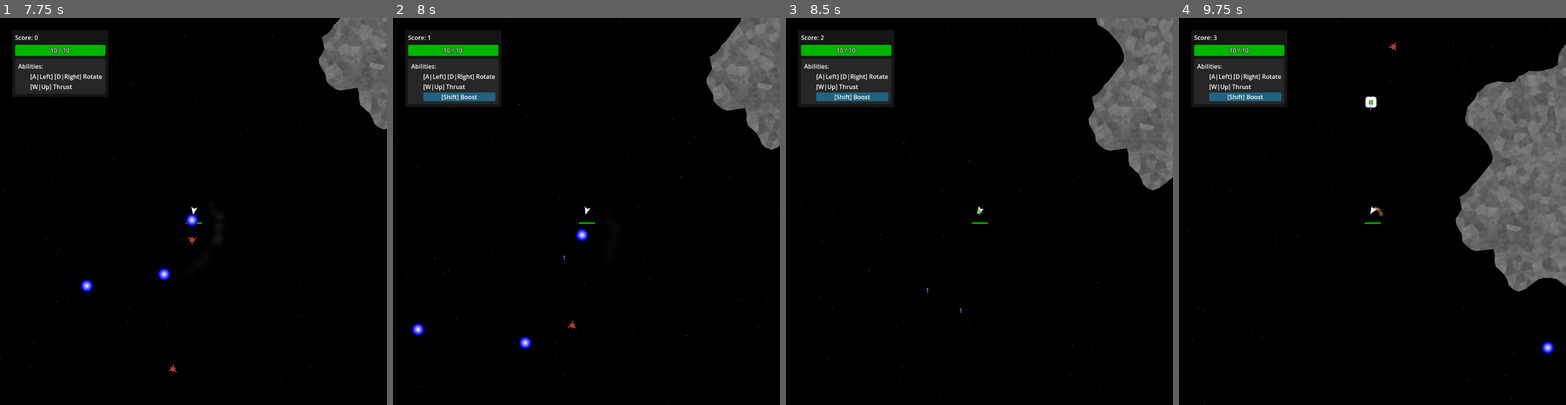
Above: before the commit, frames 1-4 (left to right).
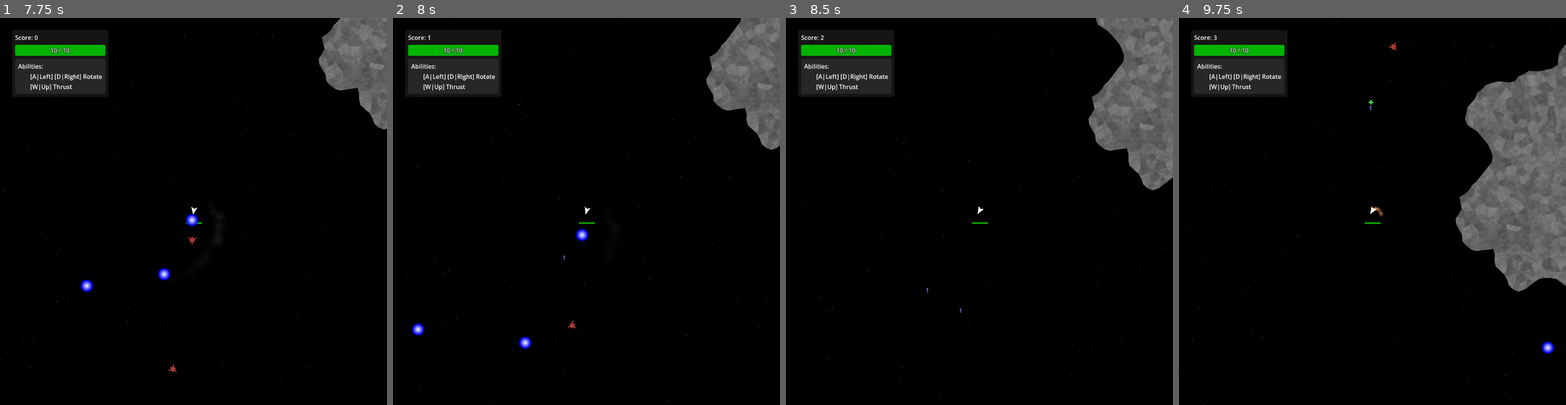
Above: after the commit, the same moments.

Repository: Trantarius/ArcadeGame
Game: Godot game, scene res://main.tscn
The game is run twice, just before and just after one commit, with the same random seed, the same clock (stepped at 60 frames per second) and the same inputs. The engine's default icon, where the game draws it, is replaced by a stand-in: a white triangle on a blue panel in a dark square.
Inputs (mouse positions are in pixels of both pictures, inside the frame that each line leads up to):
- Up to frame 1 (7.75 s): move the mouse to (278, 192) at 0.52 s; hold D (right) 0.53-1.28 s; hold Space (shoot) 0.53-1.28 s; move the mouse to (116, 230) at 1.27 s; hold A (left) 1.28-2.03 s; tap Space (shoot) every 1.5 s from 1.35 to 7.35 s; move the mouse to (232, 126) at 2.02 s; hold D (right) 2.03-2.78 s; hold Space (shoot) 2.03-2.78 s; move the mouse to (174, 288) at 2.77 s; hold W (forward) 2.78-3.53 s; move the mouse to (309, 269) at 3.52 s; hold Space (shoot) 3.53-4.28 s; hold A (left) 3.53-5.78 s; move the mouse to (77, 153) at 4.27 s; move the mouse to (212, 211) at 5.02 s; hold Space (shoot) 5.03-5.78 s; move the mouse to (135, 114) at 5.77 s; hold D (right) 5.78-6.53 s; move the mouse to (278, 192) at 6.52 s; hold W (forward) 6.53-7.28 s; hold Space (shoot) 6.53-7.28 s; move the mouse to (116, 230) at 7.27 s; hold D (right) from 7.28 s (still down)
- Up to frame 2 (8 s): keep holding D (right)
- Up to frame 3 (8.5 s): move the mouse to (1018, 126) at 8.02 s; release D (right) at 8.03 s; hold A (left) from 8.03 s (still down); hold Space (shoot) from 8.03 s (still down)
- Up to frame 4 (9.75 s): move the mouse to (1353, 288) at 8.77 s; release Space (shoot) at 8.78 s; tap Space (shoot) at 8.85 s; move the mouse to (1488, 269) at 9.52 s; release A (left) at 9.53 s; hold W (forward) from 9.53 s (still down); hold Space (shoot) from 9.53 s (still down)

Frame 1 is identical in both runs. In frame 2, 0.6% of the frame differs, in the area x 3-28%, y 19-23%; in frame 3, 0.7%; in frame 4, 0.7%, in the area x 3-52%, y 19-24%.

Commit message:
convert pickups to rigidbodies

Diff:
--- a/abilities/boost/boost_pickup.tscn
+++ b/abilities/boost/boost_pickup.tscn
@@ -8,7 +8,7 @@
 [sub_resource type="RectangleShape2D" id="RectangleShape2D_nooa2"]
 size = Vector2(32, 32)
 
-[node name="BoostPickup" type="Area2D"]
+[node name="BoostPickup" type="RigidBody2D"]
 collision_layer = 8
 collision_mask = 3
 script = ExtResource("1_53cas")
--- a/abilities/handbrake/handbrake_pickup.tscn
+++ b/abilities/handbrake/handbrake_pickup.tscn
@@ -8,7 +8,7 @@
 [sub_resource type="RectangleShape2D" id="RectangleShape2D_huemy"]
 size = Vector2(32, 32)
 
-[node name="HandbrakePickup" type="Area2D"]
+[node name="HandbrakePickup" type="RigidBody2D"]
 collision_layer = 8
 collision_mask = 3
 script = ExtResource("1_210fq")
--- a/abilities/sidestep/sidestep_pickup.tscn
+++ b/abilities/sidestep/sidestep_pickup.tscn
@@ -8,7 +8,7 @@
 [sub_resource type="RectangleShape2D" id="RectangleShape2D_nooa2"]
 size = Vector2(32, 32)
 
-[node name="SidestepPickup" type="Area2D"]
+[node name="SidestepPickup" type="RigidBody2D"]
 collision_layer = 8
 collision_mask = 3
 script = ExtResource("1_rajli")
--- a/main.tscn
+++ b/main.tscn
@@ -36,7 +36,6 @@
 
 [node name="PickupSpawner" type="Node" parent="."]
 script = ExtResource("6_0lnqi")
-global_drop_rate_multiplier = 10.0
 pickup_list = Array[PackedScene]([ExtResource("6_h8vvy"), ExtResource("9_tblqw"), ExtResource("11_oynry"), ExtResource("12_gm13v")])
 
 [node name="HitNumberSpawner" type="Node" parent="."]
--- a/pickups/Pickup.gd
+++ b/pickups/Pickup.gd
@@ -1,37 +1,40 @@
 class_name Pickup
-extends Area2D
+extends RigidBody2D
 
-## Time until deletion.
+## How long to wait before deleting the pickup after spawning.
 @export var lifetime:float = 10
 ## How valuable this pickup is, effects drop rate (same unit as [member Enemy.point_value]).
 @export var value:float = 1
 
-var linear_velocity:Vector2
-var angular_velocity:float
+var lifetime_timer:CountdownTimer = CountdownTimer.new()
 
 signal picked_up(player:Player)
 
 func _init()->void:
-	body_entered.connect(_pickup_on_body_entered)
+	contact_monitor=true
+	max_contacts_reported=3
+	physics_material_override = preload("res://pickups/pickup_physics_material.tres")
+	lock_rotation = true
 
-func _physics_process(delta: float) -> void:
+func _ready()->void:
+	lifetime_timer.time = lifetime
+
+func _integrate_forces(state: PhysicsDirectBodyState2D) -> void:
 	var target:Player = Player.find_nearest_player(position)
-	if(!is_instance_valid(target)):
-		return
-	position += linear_velocity * delta
-	rotation += angular_velocity * delta
 	if(is_instance_valid(target)):
-		var currvel:Vector2 = linear_velocity - target.linear_velocity
-		var wantvel:Vector2 = (target.position-position).normalized() * min(currvel.length()*1.5,(target.position-position).length()/delta)
+		var currvel:Vector2 = state.linear_velocity - target.linear_velocity
+		var wantvel:Vector2 = (target.position-position).normalized() * min(currvel.length()*1.5,(target.position-position).length()/state.step)
 		var dweight:float = (target.position-position).length()/target.pickup_magnet
 		dweight = 1/(exp(dweight**2)-1)
-		linear_velocity += (wantvel-currvel) * min(1,dweight*delta)
-	lifetime -= delta
-	modulate.a = min(1,lifetime)
-	if(lifetime<0):
+		state.linear_velocity += (wantvel-currvel) * min(1,dweight*state.step)
+
+	#position += linear_velocity * delta
+
+	for c:int in state.get_contact_count():
+		if(state.get_contact_collider_object(c) is Player):
+			picked_up.emit(state.get_contact_collider_object(c))
+			queue_free()
+
+	modulate.a = min(1,lifetime_timer.time)
+	if(lifetime_timer.time<0):
 		queue_free()
-
-func _pickup_on_body_entered(body:Node2D)->void:
-	if(body is Player):
-		picked_up.emit(body)
-		queue_free()
--- a/pickups/health_pickup.tscn
+++ b/pickups/health_pickup.tscn
@@ -6,7 +6,7 @@
 [sub_resource type="CircleShape2D" id="CircleShape2D_e0wdq"]
 radius = 6.5
 
-[node name="HealthPickup" type="Area2D"]
+[node name="HealthPickup" type="RigidBody2D"]
 z_index = -2
 collision_layer = 8
 collision_mask = 3
--- /dev/null
+++ b/pickups/pickup_physics_material.tres
@@ -0,0 +1,5 @@
+[gd_resource type="PhysicsMaterial" format=3 uid="uid://b06aqip1r854e"]
+
+[resource]
+friction = 0.5
+bounce = 0.5
--- a/player/player.tscn
+++ b/player/player.tscn
@@ -1,10 +1,13 @@
-[gd_scene load_steps=15 format=3 uid="uid://ccgupredk0a3f"]
+[gd_scene load_steps=16 format=3 uid="uid://ccgupredk0a3f"]
 
 [ext_resource type="Script" path="res://player/Player.gd" id="1_n287t"]
 [ext_resource type="Script" path="res://player/camera.gd" id="2_ccbte"]
 [ext_resource type="Shader" path="res://rocket_particles.gdshader" id="2_cdxa1"]
 [ext_resource type="Script" path="res://Interpolator.gd" id="2_kqvhg"]
 [ext_resource type="Shader" path="res://ambientparticles.gdshader" id="3_khmqt"]
+
+[sub_resource type="PhysicsMaterial" id="PhysicsMaterial_tuyrf"]
+bounce = 0.5
 
 [sub_resource type="CanvasItemMaterial" id="CanvasItemMaterial_3i2nj"]
 blend_mode = 1
@@ -60,7 +63,7 @@
 
 [node name="Player" type="RigidBody2D" groups=["Players"]]
 collision_layer = 2
-collision_mask = 9
+physics_material_override = SubResource("PhysicsMaterial_tuyrf")
 script = ExtResource("1_n287t")
 fire_rate = 5.0
 auto_fire = true
